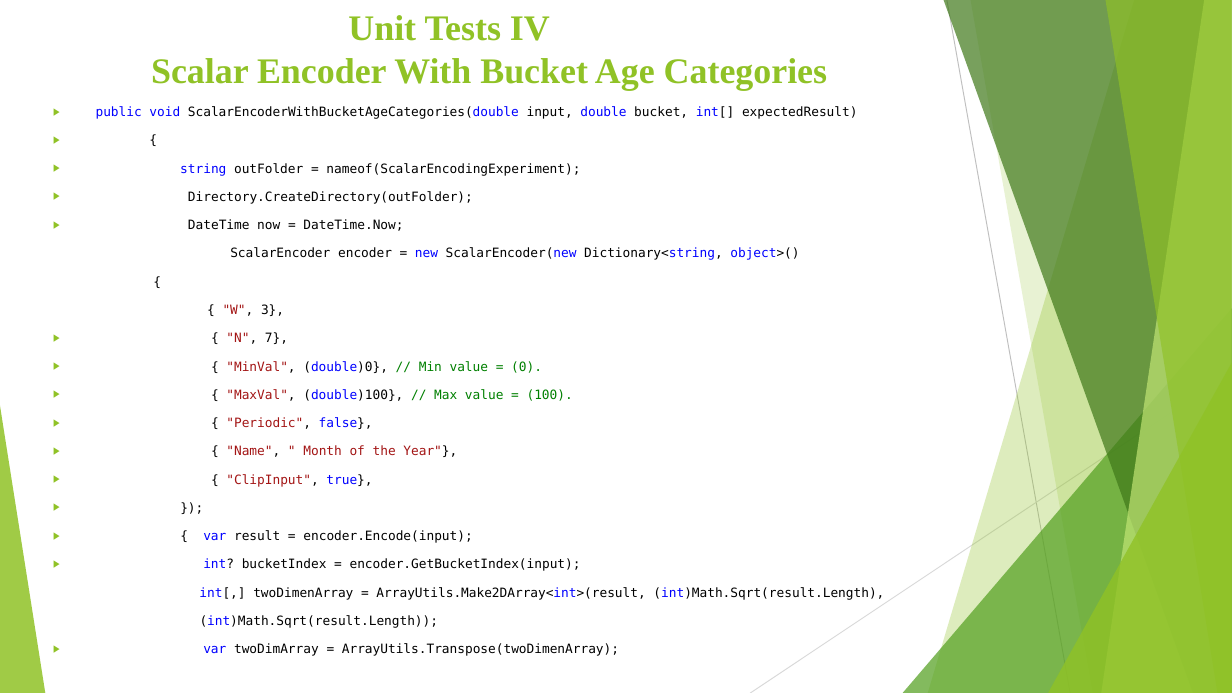
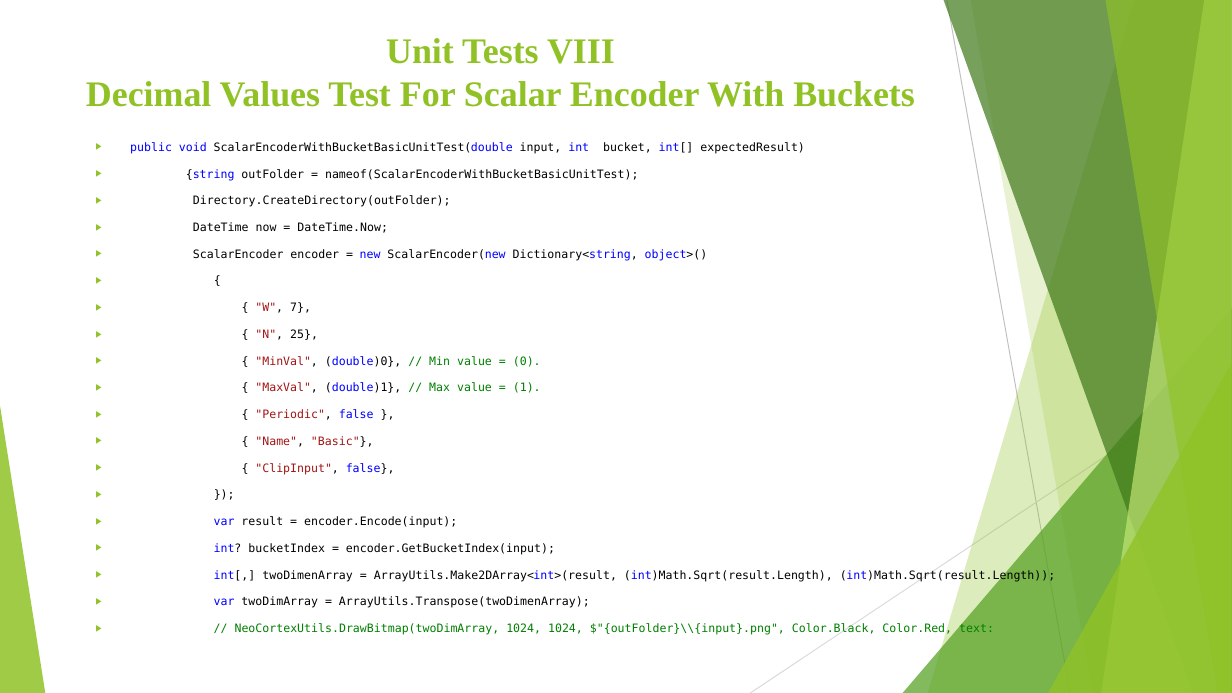
Before and after one commit to AqibJaved123/neocortexapi_Team_ScalarEncoder, a slide deck: slide 36 of source/Team_ScalarEcoder_Documentation/Scalar Encoder with Buckets (1).pptx (slide 17 before the commit). Drawn at 1232x693 pixels with LibreOffice and Linux fonts; fonts in the diff are those of the drawing. Boxes give left, top, right and bottom in pixels: in the first picture for what was removed or moved away, otherwise in the second. Text is boxed around its words. In the diff, an @@ line names an element or a change of style, - is before the commit and + after.

```diff
--- a/source/Team_ScalarEcoder_Documentation/Scalar Encoder with Buckets (1).pptx
+++ b/source/Team_ScalarEcoder_Documentation/Scalar Encoder with Buckets (1).pptx
@@ title at <box>86,38,915,107</box>: text changed @@
-Unit Tests IV
-Scalar Encoder With Bucket Age Categories
+Unit Tests VIII
+Decimal Values Test For Scalar Encoder With Buckets
@@ text "public void ScalarEncoderWithBucketBasicUnitTest(double inpu ...": place and size @@
-text "public void ScalarEncoderWithBucketBasicUnitTest(double inpu ..." at <box>96,106,884,656</box>
+text "public void ScalarEncoderWithBucketBasicUnitTest(double inpu ..." at <box>130,142,1056,635</box>
@@ text at <box>130,142,805,180</box>: text changed; size 10 to 9 pt @@
-▶ public void ScalarEncoderWithBucketAgeCategories(double input, double bucket, int[] expectedResult)
-▶ {
-▶ string outFolder = nameof(ScalarEncodingExperiment);
+▶ public void ScalarEncoderWithBucketBasicUnitTest(double input, int bucket, int[] expectedResult)
+▶ {string outFolder = nameof(ScalarEncoderWithBucketBasicUnitTest);
@@ text at <box>193,195,708,608</box>: size 10 to 9 pt in "Directory.CreateDirectory(outFolder);", "DateTime now = DateTime.Now;", "ScalarEncoder encoder = new ScalarEncoder(new Dictionary<str ...", "{" and 4 more places; bullet none to ▶ @@
@@ text at <box>255,302,318,340</box>: text changed; size 10 to 9 pt @@
-{ "W", 3},
-▶ { "N", 7},
+▶ { "W", 7},
+▶ { "N", 25},
@@ text at <box>255,382,541,474</box>: text changed; size 10 to 9 pt @@
-▶ { "MaxVal", (double)100}, // Max value = (100).
-▶ { "Periodic", false},
-▶ { "Name", " Month of the Year"},
-▶ { "ClipInput", true},
+▶ { "MaxVal", (double)1}, // Max value = (1).
+▶ { "Periodic", false },
+▶ { "Name", "Basic"},
+▶ { "ClipInput", false},
@@ text at <box>214,516,457,528</box>: text changed; size 10 to 9 pt @@
-▶ { var result = encoder.Encode(input);
+▶ var result = encoder.Encode(input);
@@ text at <box>214,569,1056,581</box>: text changed; size 10 to 9 pt @@
-int[,] twoDimenArray = ArrayUtils.Make2DArray<int>(result, (int)Math.Sqrt(result.Length),
-(int)Math.Sqrt(result.Length));
+▶ int[,] twoDimenArray = ArrayUtils.Make2DArray<int>(result, (int)Math.Sqrt(result.Length), (int)Math.Sqrt(result.Length));
@@ text at <box>235,623,994,635</box>: paragraph added @@
+▶ // NeoCortexUtils.DrawBitmap(twoDimArray, 1024, 1024, $"{outFolder}\\{input}.png", Color.Black, Color.Red, text:
```
Also in this commit, not shown: 16 other slides changed, 29 slides added, 3 slides removed, 1 other file.
